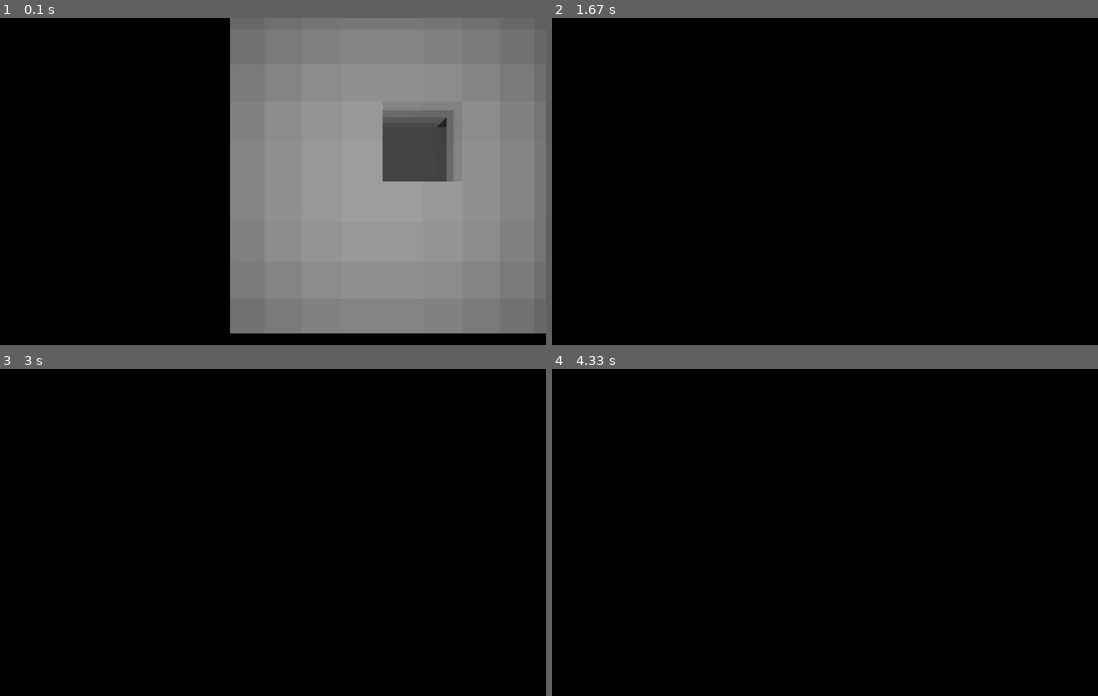
Above: before the commit, frames 1-4 (two rows, left to right).
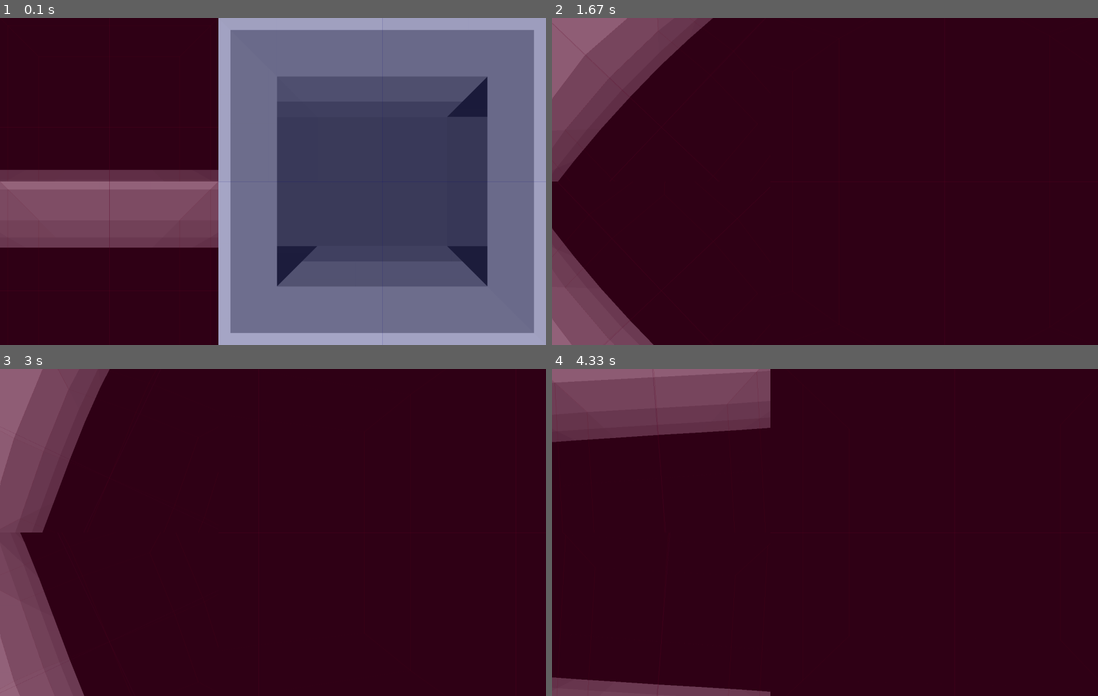
Above: after the commit, the same moments.

Repository: UCHMS19-20/final-project-notnotharsh
Game: pygame game, started from src/graphics.py
The game is run twice, just before and just after one commit, with the same random seed, the same clock (stepped at 60 frames per second) and the same inputs.
Inputs:
- Up to frame 1 (0.1 s): no input
- Up to frame 2 (1.67 s): hold Right 0.33-0.8 s; hold Right 0.83-1.3 s; hold Left from 1.33 s (still down)
- Up to frame 3 (3 s): release Left at 1.87 s; hold Left 1.9-2.37 s; hold Right from 2.4 s (still down)
- Up to frame 4 (4.33 s): release Right at 3.03 s; hold Left 3.07-3.53 s; hold Right 3.57-4.03 s; hold Right from 4.07 s (still down)

The runs differ from the first frame. In frame 1, 81% of the frame differs, in the area x 0-100%, y 0-100%; in frame 2, 100%; in frame 3, 100%; in frame 4, 100%.

Commit message:
added start, end, and death zones

Diff:
--- a/src/cubes.txt
+++ b/src/cubes.txt
@@ -104,3 +104,12 @@
 4 4 0
 4 4 2
 4 4 4
+0 -6 0 0 0 127
+0 -8 0 127 0 0
+0 -6 -2 127 0 0
+0 -6 2 127 0 0
+-2 -6 0 127 0 0
+2 -6 0 127 0 0
+0 0 4 127 0 0
+0 2 -2 127 0 0
+0 6 0 0 127 0
--- a/src/graphics.py
+++ b/src/graphics.py
@@ -1,4 +1,4 @@
-import sys, pygame, random, math, time
+import sys, pygame, pygame.gfxdraw, random, math, time
 
 def point_transform(point, size, y_val):
     global coords, theta
@@ -57,7 +57,7 @@
 def return_color(dist_squared, from_outside):
     return (min(250, 300 / dist_squared + 10000 / from_outside), min(250, 300 / dist_squared + 10000 / from_outside), min(250, 300 / dist_squared + 10000 / from_outside))
 
-def draw_surface(plist, draw_points, draw_lines, color):
+def draw_surface(plist, draw_points, draw_lines, color, transparent):
     global top_screen, mid_screen, bottom_screen
     coords_set_1 = draw_point(plist[0], draw_points, color)
     coords_set_2 = draw_point(plist[1], draw_points, color)
@@ -71,76 +71,98 @@
         draw_line(plist[1], plist[2], draw_points, color)
         draw_line(plist[2], plist[3], draw_points, color)
         draw_line(plist[3], plist[0], draw_points, color)
-    if top_forward:
-        pygame.draw.polygon(top_screen, color, [(int(coords_set_1[0][0]), int(coords_set_1[0][1])), (int(coords_set_2[0][0]), int(coords_set_2[0][1])), (int(coords_set_3[0][0]), int(coords_set_3[0][1])), (int(coords_set_4[0][0]), int(coords_set_4[0][1]))])
-    if mid_forward:
-        pygame.draw.polygon(mid_screen, color, [(int(coords_set_1[1][0]), int(coords_set_1[1][1])), (int(coords_set_2[1][0]), int(coords_set_2[1][1])), (int(coords_set_3[1][0]), int(coords_set_3[1][1])), (int(coords_set_4[1][0]), int(coords_set_4[1][1]))])
-    if bottom_forward:
-        pygame.draw.polygon(bottom_screen, color, [(int(coords_set_1[2][0]), int(coords_set_1[2][1])), (int(coords_set_2[2][0]), int(coords_set_2[2][1])), (int(coords_set_3[2][0]), int(coords_set_3[2][1])), (int(coords_set_4[2][0]), int(coords_set_4[2][1]))])
+    if transparent:
+        color_obj = pygame.Color(color[0], color[1], color[2], 64)
+        if top_forward:
+            pygame.gfxdraw.filled_polygon(top_screen, [(int(coords_set_1[0][0]), int(coords_set_1[0][1])), (int(coords_set_2[0][0]), int(coords_set_2[0][1])), (int(coords_set_3[0][0]), int(coords_set_3[0][1])), (int(coords_set_4[0][0]), int(coords_set_4[0][1]))], color_obj)
+        if mid_forward:
+            pygame.gfxdraw.filled_polygon(mid_screen, [(int(coords_set_1[1][0]), int(coords_set_1[1][1])), (int(coords_set_2[1][0]), int(coords_set_2[1][1])), (int(coords_set_3[1][0]), int(coords_set_3[1][1])), (int(coords_set_4[1][0]), int(coords_set_4[1][1]))], color_obj)
+        if bottom_forward:
+            pygame.gfxdraw.filled_polygon(bottom_screen, [(int(coords_set_1[2][0]), int(coords_set_1[2][1])), (int(coords_set_2[2][0]), int(coords_set_2[2][1])), (int(coords_set_3[2][0]), int(coords_set_3[2][1])), (int(coords_set_4[2][0]), int(coords_set_4[2][1]))], color_obj)
+    else:
+        if top_forward:
+            pygame.draw.polygon(top_screen, color, [(int(coords_set_1[0][0]), int(coords_set_1[0][1])), (int(coords_set_2[0][0]), int(coords_set_2[0][1])), (int(coords_set_3[0][0]), int(coords_set_3[0][1])), (int(coords_set_4[0][0]), int(coords_set_4[0][1]))])
+        if mid_forward:
+            pygame.draw.polygon(mid_screen, color, [(int(coords_set_1[1][0]), int(coords_set_1[1][1])), (int(coords_set_2[1][0]), int(coords_set_2[1][1])), (int(coords_set_3[1][0]), int(coords_set_3[1][1])), (int(coords_set_4[1][0]), int(coords_set_4[1][1]))])
+        if bottom_forward:
+            pygame.draw.polygon(bottom_screen, color, [(int(coords_set_1[2][0]), int(coords_set_1[2][1])), (int(coords_set_2[2][0]), int(coords_set_2[2][1])), (int(coords_set_3[2][0]), int(coords_set_3[2][1])), (int(coords_set_4[2][0]), int(coords_set_4[2][1]))])
 
 def add_cube(corner):
     global surfaces
+    transparent = [-1, -1, -1]
+    if len(corner) != 3:
+        transparent = [corner[3], corner[4], corner[5]]
     x = corner[0]
     y = corner[1]
     z = corner[2]
-    if [[x, y, z], [x + 1, y, z], [x + 1, y + 1, z], [x, y + 1, z]] not in surfaces:
-        surfaces.append([[x, y, z], [x + 1, y, z], [x + 1, y + 1, z], [x, y + 1, z]])
-    if [[x + 1, y, z], [x + 2, y, z], [x + 2, y + 1, z], [x + 1, y + 1, z]] not in surfaces:
-        surfaces.append([[x + 1, y, z], [x + 2, y, z], [x + 2, y + 1, z], [x + 1, y + 1, z]])
-    if [[x, y + 1, z], [x + 1, y + 1, z], [x + 1, y + 2, z], [x, y + 2, z]] not in surfaces:
-        surfaces.append([[x, y + 1, z], [x + 1, y + 1, z], [x + 1, y + 2, z], [x, y + 2, z]])
-    if [[x + 1, y + 1, z], [x + 2, y + 1, z], [x + 2, y + 2, z], [x + 1, y + 2, z]] not in surfaces:
-        surfaces.append([[x + 1, y + 1, z], [x + 2, y + 1, z], [x + 2, y + 2, z], [x + 1, y + 2, z]])
-    if [[x, y, z + 2], [x + 1, y, z + 2], [x + 1, y + 1, z + 2], [x, y + 1, z + 2]] not in surfaces:
-        surfaces.append([[x, y, z + 2], [x + 1, y, z + 2], [x + 1, y + 1, z + 2], [x, y + 1, z + 2]])
-    if [[x + 1, y, z + 2], [x + 2, y, z + 2], [x + 2, y + 1, z + 2], [x + 1, y + 1, z + 2]] not in surfaces:
-        surfaces.append([[x + 1, y, z + 2], [x + 2, y, z + 2], [x + 2, y + 1, z + 2], [x + 1, y + 1, z + 2]])
-    if [[x, y + 1, z + 2], [x + 1, y + 1, z + 2], [x + 1, y + 2, z + 2], [x, y + 2, z + 2]] not in surfaces:
-        surfaces.append([[x, y + 1, z + 2], [x + 1, y + 1, z + 2], [x + 1, y + 2, z + 2], [x, y + 2, z + 2]])
-    if [[x + 1, y + 1, z + 2], [x + 2, y + 1, z + 2], [x + 2, y + 2, z + 2], [x + 1, y + 2, z + 2]] not in surfaces:
-        surfaces.append([[x + 1, y + 1, z + 2], [x + 2, y + 1, z + 2], [x + 2, y + 2, z + 2], [x + 1, y + 2, z + 2]])
-    if [[x, y, z], [x + 1, y, z], [x + 1, y, z + 1], [x, y, z + 1]] not in surfaces:
-        surfaces.append([[x, y, z], [x + 1, y, z], [x + 1, y, z + 1], [x, y, z + 1]])
-    if [[x + 1, y, z], [x + 2, y, z], [x + 2, y, z + 1], [x + 1, y, z + 1]] not in surfaces:
-        surfaces.append([[x + 1, y, z], [x + 2, y, z], [x + 2, y, z + 1], [x + 1, y, z + 1]])
-    if [[x, y, z + 1], [x + 1, y, z + 1], [x + 1, y, z + 2], [x, y, z + 2]] not in surfaces:
-        surfaces.append([[x, y, z + 1], [x + 1, y, z + 1], [x + 1, y, z + 2], [x, y, z + 2]])
-    if [[x + 1, y, z + 1], [x + 2, y, z + 1], [x + 2, y, z + 2], [x + 1, y, z + 2]] not in surfaces:
-        surfaces.append([[x + 1, y, z + 1], [x + 2, y, z + 1], [x + 2, y, z + 2], [x + 1, y, z + 2]])
-    if [[x, y + 2, z], [x + 1, y + 2, z], [x + 1, y + 2, z + 1], [x, y + 2, z + 1]] not in surfaces:
-        surfaces.append([[x, y + 2, z], [x + 1, y + 2, z], [x + 1, y + 2, z + 1], [x, y + 2, z + 1]])
-    if [[x + 1, y + 2, z], [x + 2, y + 2, z], [x + 2, y + 2, z + 1], [x + 1, y + 2, z + 1]] not in surfaces:
-        surfaces.append([[x + 1, y + 2, z], [x + 2, y + 2, z], [x + 2, y + 2, z + 1], [x + 1, y + 2, z + 1]])
-    if [[x, y + 2, z + 1], [x + 1, y + 2, z + 1], [x + 1, y + 2, z + 2], [x, y + 2, z + 2]] not in surfaces:
-        surfaces.append([[x, y + 2, z + 1], [x + 1, y + 2, z + 1], [x + 1, y + 2, z + 2], [x, y + 2, z + 2]])
-    if [[x + 1, y + 2, z + 1], [x + 2, y + 2, z + 1], [x + 2, y + 2, z + 2], [x + 1, y + 2, z + 2]] not in surfaces:
-        surfaces.append([[x + 1, y + 2, z + 1], [x + 2, y + 2, z + 1], [x + 2, y + 2, z + 2], [x + 1, y + 2, z + 2]])
-    if [[x, y, z], [x, y, z + 1], [x, y + 1, z + 1], [x, y + 1, z]] not in surfaces:
-        surfaces.append([[x, y, z], [x, y, z + 1], [x, y + 1, z + 1], [x, y + 1, z]])
-    if [[x, y, z + 1], [x, y, z + 2], [x, y + 1, z + 2], [x, y + 1, z + 1]] not in surfaces:
-        surfaces.append([[x, y, z + 1], [x, y, z + 2], [x, y + 1, z + 2], [x, y + 1, z + 1]])
-    if [[x, y + 1, z], [x, y + 1, z + 1], [x, y + 2, z + 1], [x, y + 2, z]] not in surfaces:
-        surfaces.append([[x, y + 1, z], [x, y + 1, z + 1], [x, y + 2, z + 1], [x, y + 2, z]])
-    if [[x, y + 1, z + 1], [x, y + 1, z + 2], [x, y + 2, z + 2], [x, y + 2, z + 1]] not in surfaces:
-        surfaces.append([[x, y + 1, z + 1], [x, y + 1, z + 2], [x, y + 2, z + 2], [x, y + 2, z + 1]])
-    if [[x + 2, y, z], [x + 2, y, z + 1], [x + 2, y + 1, z + 1], [x + 2, y + 1, z]] not in surfaces:
-        surfaces.append([[x + 2, y, z], [x + 2, y, z + 1], [x + 2, y + 1, z + 1], [x + 2, y + 1, z]])
-    if [[x + 2, y, z + 1], [x + 2, y, z + 2], [x + 2, y + 1, z + 2], [x + 2, y + 1, z + 1]] not in surfaces:
-        surfaces.append([[x + 2, y, z + 1], [x + 2, y, z + 2], [x + 2, y + 1, z + 2], [x + 2, y + 1, z + 1]])
-    if [[x + 2, y + 1, z], [x + 2, y + 1, z + 1], [x + 2, y + 2, z + 1], [x + 2, y + 2, z]] not in surfaces:
-        surfaces.append([[x + 2, y + 1, z], [x + 2, y + 1, z + 1], [x + 2, y + 2, z + 1], [x + 2, y + 2, z]])
-    if [[x + 2, y + 1, z + 1], [x + 2, y + 1, z + 2], [x + 2, y + 2, z + 2], [x + 2, y + 2, z + 1]] not in surfaces:
-        surfaces.append([[x + 2, y + 1, z + 1], [x + 2, y + 1, z + 2], [x + 2, y + 2, z + 2], [x + 2, y + 2, z + 1]])
+    if [[x, y, z], [x + 1, y, z], [x + 1, y + 1, z], [x, y + 1, z], transparent] not in surfaces:
+        surfaces.append([[x, y, z], [x + 1, y, z], [x + 1, y + 1, z], [x, y + 1, z], transparent])
+    if [[x + 1, y, z], [x + 2, y, z], [x + 2, y + 1, z], [x + 1, y + 1, z], transparent] not in surfaces:
+        surfaces.append([[x + 1, y, z], [x + 2, y, z], [x + 2, y + 1, z], [x + 1, y + 1, z], transparent])
+    if [[x, y + 1, z], [x + 1, y + 1, z], [x + 1, y + 2, z], [x, y + 2, z], transparent] not in surfaces:
+        surfaces.append([[x, y + 1, z], [x + 1, y + 1, z], [x + 1, y + 2, z], [x, y + 2, z], transparent])
+    if [[x + 1, y + 1, z], [x + 2, y + 1, z], [x + 2, y + 2, z], [x + 1, y + 2, z], transparent] not in surfaces:
+        surfaces.append([[x + 1, y + 1, z], [x + 2, y + 1, z], [x + 2, y + 2, z], [x + 1, y + 2, z], transparent])
+    if [[x, y, z + 2], [x + 1, y, z + 2], [x + 1, y + 1, z + 2], [x, y + 1, z + 2], transparent] not in surfaces:
+        surfaces.append([[x, y, z + 2], [x + 1, y, z + 2], [x + 1, y + 1, z + 2], [x, y + 1, z + 2], transparent])
+    if [[x + 1, y, z + 2], [x + 2, y, z + 2], [x + 2, y + 1, z + 2], [x + 1, y + 1, z + 2], transparent] not in surfaces:
+        surfaces.append([[x + 1, y, z + 2], [x + 2, y, z + 2], [x + 2, y + 1, z + 2], [x + 1, y + 1, z + 2], transparent])
+    if [[x, y + 1, z + 2], [x + 1, y + 1, z + 2], [x + 1, y + 2, z + 2], [x, y + 2, z + 2], transparent] not in surfaces:
+        surfaces.append([[x, y + 1, z + 2], [x + 1, y + 1, z + 2], [x + 1, y + 2, z + 2], [x, y + 2, z + 2], transparent])
+    if [[x + 1, y + 1, z + 2], [x + 2, y + 1, z + 2], [x + 2, y + 2, z + 2], [x + 1, y + 2, z + 2], transparent] not in surfaces:
+        surfaces.append([[x + 1, y + 1, z + 2], [x + 2, y + 1, z + 2], [x + 2, y + 2, z + 2], [x + 1, y + 2, z + 2], transparent])
+    if [[x, y, z], [x + 1, y, z], [x + 1, y, z + 1], [x, y, z + 1], transparent] not in surfaces:
+        surfaces.append([[x, y, z], [x + 1, y, z], [x + 1, y, z + 1], [x, y, z + 1], transparent])
+    if [[x + 1, y, z], [x + 2, y, z], [x + 2, y, z + 1], [x + 1, y, z + 1], transparent] not in surfaces:
+        surfaces.append([[x + 1, y, z], [x + 2, y, z], [x + 2, y, z + 1], [x + 1, y, z + 1], transparent])
+    if [[x, y, z + 1], [x + 1, y, z + 1], [x + 1, y, z + 2], [x, y, z + 2], transparent] not in surfaces:
+        surfaces.append([[x, y, z + 1], [x + 1, y, z + 1], [x + 1, y, z + 2], [x, y, z + 2], transparent])
+    if [[x + 1, y, z + 1], [x + 2, y, z + 1], [x + 2, y, z + 2], [x + 1, y, z + 2], transparent] not in surfaces:
+        surfaces.append([[x + 1, y, z + 1], [x + 2, y, z + 1], [x + 2, y, z + 2], [x + 1, y, z + 2], transparent])
+    if [[x, y + 2, z], [x + 1, y + 2, z], [x + 1, y + 2, z + 1], [x, y + 2, z + 1], transparent] not in surfaces:
+        surfaces.append([[x, y + 2, z], [x + 1, y + 2, z], [x + 1, y + 2, z + 1], [x, y + 2, z + 1], transparent])
+    if [[x + 1, y + 2, z], [x + 2, y + 2, z], [x + 2, y + 2, z + 1], [x + 1, y + 2, z + 1], transparent] not in surfaces:
+        surfaces.append([[x + 1, y + 2, z], [x + 2, y + 2, z], [x + 2, y + 2, z + 1], [x + 1, y + 2, z + 1], transparent])
+    if [[x, y + 2, z + 1], [x + 1, y + 2, z + 1], [x + 1, y + 2, z + 2], [x, y + 2, z + 2], transparent] not in surfaces:
+        surfaces.append([[x, y + 2, z + 1], [x + 1, y + 2, z + 1], [x + 1, y + 2, z + 2], [x, y + 2, z + 2], transparent])
+    if [[x + 1, y + 2, z + 1], [x + 2, y + 2, z + 1], [x + 2, y + 2, z + 2], [x + 1, y + 2, z + 2], transparent] not in surfaces:
+        surfaces.append([[x + 1, y + 2, z + 1], [x + 2, y + 2, z + 1], [x + 2, y + 2, z + 2], [x + 1, y + 2, z + 2], transparent])
+    if [[x, y, z], [x, y, z + 1], [x, y + 1, z + 1], [x, y + 1, z], transparent] not in surfaces:
+        surfaces.append([[x, y, z], [x, y, z + 1], [x, y + 1, z + 1], [x, y + 1, z], transparent])
+    if [[x, y, z + 1], [x, y, z + 2], [x, y + 1, z + 2], [x, y + 1, z + 1], transparent] not in surfaces:
+        surfaces.append([[x, y, z + 1], [x, y, z + 2], [x, y + 1, z + 2], [x, y + 1, z + 1], transparent])
+    if [[x, y + 1, z], [x, y + 1, z + 1], [x, y + 2, z + 1], [x, y + 2, z], transparent] not in surfaces:
+        surfaces.append([[x, y + 1, z], [x, y + 1, z + 1], [x, y + 2, z + 1], [x, y + 2, z], transparent])
+    if [[x, y + 1, z + 1], [x, y + 1, z + 2], [x, y + 2, z + 2], [x, y + 2, z + 1], transparent] not in surfaces:
+        surfaces.append([[x, y + 1, z + 1], [x, y + 1, z + 2], [x, y + 2, z + 2], [x, y + 2, z + 1], transparent])
+    if [[x + 2, y, z], [x + 2, y, z + 1], [x + 2, y + 1, z + 1], [x + 2, y + 1, z], transparent] not in surfaces:
+        surfaces.append([[x + 2, y, z], [x + 2, y, z + 1], [x + 2, y + 1, z + 1], [x + 2, y + 1, z], transparent])
+    if [[x + 2, y, z + 1], [x + 2, y, z + 2], [x + 2, y + 1, z + 2], [x + 2, y + 1, z + 1], transparent] not in surfaces:
+        surfaces.append([[x + 2, y, z + 1], [x + 2, y, z + 2], [x + 2, y + 1, z + 2], [x + 2, y + 1, z + 1], transparent])
+    if [[x + 2, y + 1, z], [x + 2, y + 1, z + 1], [x + 2, y + 2, z + 1], [x + 2, y + 2, z], transparent] not in surfaces:
+        surfaces.append([[x + 2, y + 1, z], [x + 2, y + 1, z + 1], [x + 2, y + 2, z + 1], [x + 2, y + 2, z], transparent])
+    if [[x + 2, y + 1, z + 1], [x + 2, y + 1, z + 2], [x + 2, y + 2, z + 2], [x + 2, y + 2, z + 1], transparent] not in surfaces:
+        surfaces.append([[x + 2, y + 1, z + 1], [x + 2, y + 1, z + 2], [x + 2, y + 2, z + 2], [x + 2, y + 2, z + 1], transparent])
 
 def free(pos):
     global cubes
     local_cube = [int(2 * math.floor(pos[0] / 2)), int(2 * math.floor(pos[1] / 2)), int(2 * math.floor(pos[2] / 2))]
     return local_cube not in cubes
 
+def alive(pos):
+    global cubes
+    local_cube = [int(2 * math.floor(pos[0] / 2)), int(2 * math.floor(pos[1] / 2)), int(2 * math.floor(pos[2] / 2)), 127, 0, 0]
+    return local_cube not in cubes
+
+def playing(pos):
+    global cubes
+    local_cube = [int(2 * math.floor(pos[0] / 2)), int(2 * math.floor(pos[1] / 2)), int(2 * math.floor(pos[2] / 2)), 0, 127, 0]
+    return local_cube not in cubes
+
 side_size = (600, 450)
 mid_size = (900, 900)
 
-coords = [0, -12, 0]
+coords = [1, -5, 1]
 theta = math.pi / 2
 y_val = 1
 
@@ -160,50 +182,65 @@
 cube_strings = f.readlines()
 for i in cube_strings:
     text = i.split()
-    cubes.append([int(text[0]), int(text[1]), int(text[2])])
+    if len(text) == 3:
+        cubes.append([int(text[0]), int(text[1]), int(text[2])])
+    else:
+        cubes.append([int(text[0]), int(text[1]), int(text[2]), int(text[3]), int(text[4]), int(text[5])])
 
 for i in cubes:
     add_cube(i)
 
+game_loop = True
+won = False
+
 while True:
-    total_screen.fill([0, 0, 0])
-    top_screen.fill([0, 0, 0])
-    mid_screen.fill([0, 0, 0])
-    bottom_screen.fill([0, 0, 0])
-    surfaces.sort(key = lambda surface: get_dist_squared(surface, coords), reverse = True)
-    for i in surfaces:
-        draw_surface(i, False, False, return_color(get_dist_squared(i, coords), get_dist_squared(i, [0, -12, 0])))
-    keystate = pygame.key.get_pressed()
-    if keystate[pygame.K_z]:
-        if free([coords[0] + 10 * trans_speed * math.cos(theta), coords[1] + 10 * trans_speed * math.sin(theta), coords[2]]):
-            coords[0] += trans_speed * math.cos(theta)
-            coords[1] += trans_speed * math.sin(theta)
-    if keystate[pygame.K_x]:
-        if free([coords[0] - 10 * trans_speed * math.cos(theta), coords[1] - 10 * trans_speed * math.sin(theta), coords[2]]):
-            coords[0] -= trans_speed * math.cos(theta)
-            coords[1] -= trans_speed * math.sin(theta)
-    if keystate[pygame.K_a]:
-        if free([coords[0] - 10 * trans_speed * math.sin(theta), coords[1] + 10 * trans_speed * math.cos(theta), coords[2]]):
-            coords[0] -= trans_speed * math.sin(theta)
-            coords[1] += trans_speed * math.cos(theta)
-    if keystate[pygame.K_d]:
-        if free([coords[0] + 10 * trans_speed * math.sin(theta), coords[1] - 10 * trans_speed * math.cos(theta), coords[2]]):
-            coords[0] += trans_speed * math.sin(theta)
-            coords[1] -= trans_speed * math.cos(theta)
-    if keystate[pygame.K_w]:
-        if free([coords[0], coords[1], coords[2] + 10 * trans_speed]):
-            coords[2] += trans_speed
-    if keystate[pygame.K_s]:
-        if free([coords[0], coords[1], coords[2] - 10 * trans_speed]):
-            coords[2] -= trans_speed
-    if keystate[pygame.K_LEFT]:
-        theta += rot_speed
-    if keystate[pygame.K_RIGHT]:
-        theta -= rot_speed
-    total_screen.blit(top_screen, (0, 0))
-    total_screen.blit(bottom_screen, (0, side_size[1]))
-    total_screen.blit(mid_screen, (side_size[0], 0))
     for event in pygame.event.get():
         if event.type == pygame.QUIT:
             sys.exit()
-    pygame.display.flip()
+    while game_loop:
+        if (not alive(coords)) or (not playing(coords)):
+            break
+        total_screen.fill([0, 0, 0])
+        top_screen.fill([0, 0, 0])
+        mid_screen.fill([0, 0, 0])
+        bottom_screen.fill([0, 0, 0])
+        surfaces.sort(key = lambda surface: get_dist_squared(surface, coords), reverse = True)
+        for i in surfaces:
+            if i[4] == [-1, -1, -1]:
+                draw_surface(i, False, False, return_color(get_dist_squared(i, coords), get_dist_squared(i, [0, -12, 0])), False)
+            else:
+                draw_surface(i, False, False, i[4], True)
+        keystate = pygame.key.get_pressed()
+        if keystate[pygame.K_z]:
+            if free([coords[0] + 10 * trans_speed * math.cos(theta), coords[1] + 10 * trans_speed * math.sin(theta), coords[2]]):
+                coords[0] += trans_speed * math.cos(theta)
+                coords[1] += trans_speed * math.sin(theta)
+        if keystate[pygame.K_x]:
+            if free([coords[0] - 10 * trans_speed * math.cos(theta), coords[1] - 10 * trans_speed * math.sin(theta), coords[2]]):
+                coords[0] -= trans_speed * math.cos(theta)
+                coords[1] -= trans_speed * math.sin(theta)
+        if keystate[pygame.K_a]:
+            if free([coords[0] - 10 * trans_speed * math.sin(theta), coords[1] + 10 * trans_speed * math.cos(theta), coords[2]]):
+                coords[0] -= trans_speed * math.sin(theta)
+                coords[1] += trans_speed * math.cos(theta)
+        if keystate[pygame.K_d]:
+            if free([coords[0] + 10 * trans_speed * math.sin(theta), coords[1] - 10 * trans_speed * math.cos(theta), coords[2]]):
+                coords[0] += trans_speed * math.sin(theta)
+                coords[1] -= trans_speed * math.cos(theta)
+        if keystate[pygame.K_w]:
+            if free([coords[0], coords[1], coords[2] + 10 * trans_speed]):
+                coords[2] += trans_speed
+        if keystate[pygame.K_s]:
+            if free([coords[0], coords[1], coords[2] - 10 * trans_speed]):
+                coords[2] -= trans_speed
+        if keystate[pygame.K_LEFT]:
+            theta += rot_speed
+        if keystate[pygame.K_RIGHT]:
+            theta -= rot_speed
+        total_screen.blit(top_screen, (0, 0))
+        total_screen.blit(bottom_screen, (0, side_size[1]))
+        total_screen.blit(mid_screen, (side_size[0], 0))
+        for event in pygame.event.get():
+            if event.type == pygame.QUIT:
+                sys.exit()
+        pygame.display.flip()
